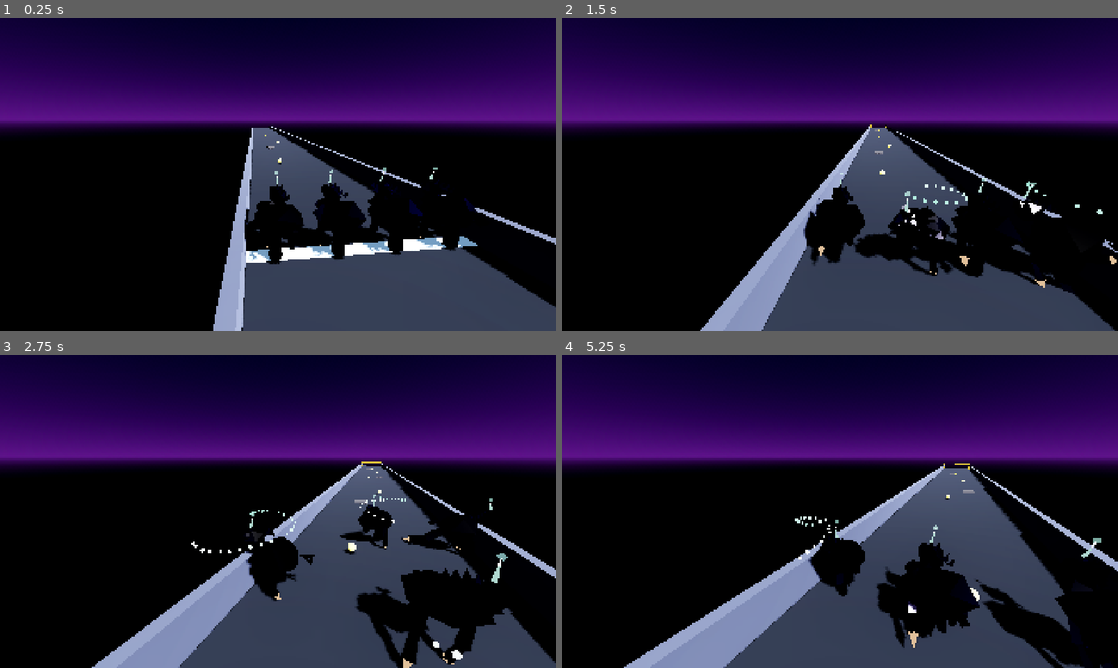
Above: before the commit, frames 1-4 (two rows, left to right).
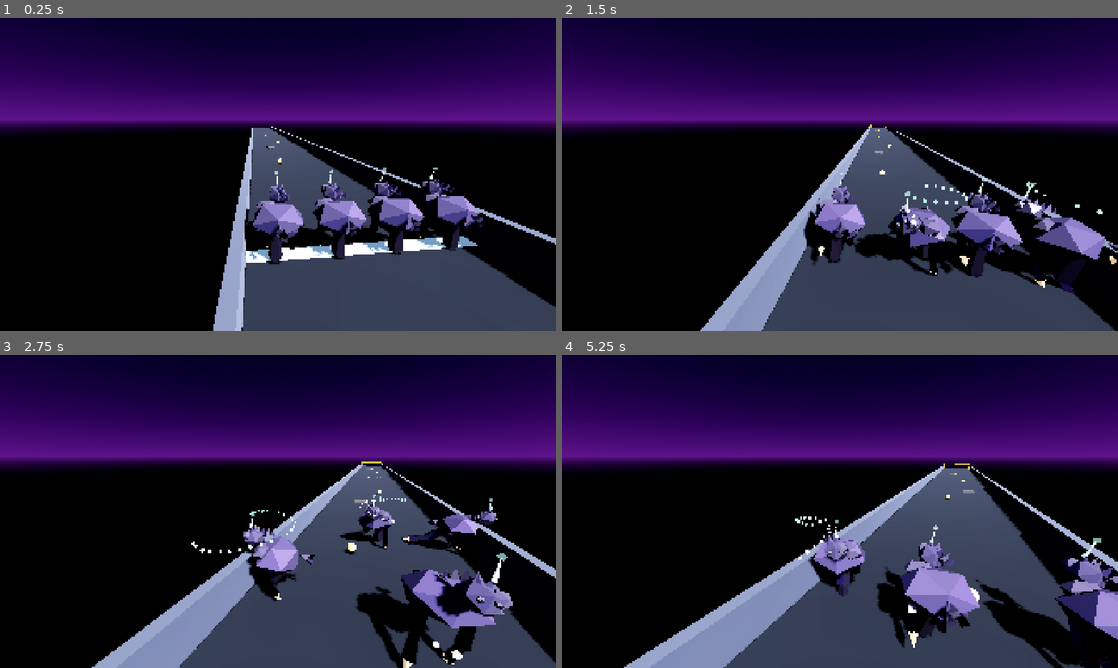
Above: after the commit, the same moments.

Repository: emilyvsemily/SpacePonies
Game: Godot game, scene res://scenes/Main.tscn
Same seed, same stepped clock (60 frames per second), same inputs: the game is played once before the commit and once after it. This scene is started directly instead of the project's main scene.
Inputs:
- Up to frame 1 (0.25 s): no input
- Up to frame 2 (1.5 s): hold D (move_right) 0.53-1.28 s; tap E (ability) at 0.6, 1.35 s; tap Space (jump) at 0.77 s; hold S (move_back) from 1.28 s (still down)
- Up to frame 3 (2.75 s): tap Space (jump) at 1.52 s; release S (move_back) at 2.03 s; hold D (move_right) from 2.03 s (still down); tap E (ability) at 2.1 s
- Up to frame 4 (5.25 s): release D (move_right) at 2.78 s; hold W (move_forward) 2.78-3.53 s; tap E (ability) every 0.75 s from 2.85 to 5.1 s; tap Space (jump) at 3.02, 3.77, 4.52 s; hold A (move_left) 3.53-5.03 s; hold S (move_back) from 5.03 s (still down)

The runs differ from the first frame. In frame 1, 3.6% of the frame differs, in the area x 45-87%, y 50-79%; in frame 2, 4.8%, in the area x 45-100%, y 52-89%; in frame 3, 3.6%; in frame 4, 4.7%.

Commit message:
Fix pony rendering near-black from over-boosted metallic
The prior shininess pass pushed every material's metallic value up
by +0.35. Metallic surfaces have almost no diffuse albedo and rely
on environment reflections for any visible color — with no
ReflectionProbe in the scene, that made every pony read as inky
black regardless of its actual color, instead of just shinier.

Cut the metallic bump to +0.06 and get the "shinier" look from the
clearcoat + lowered roughness alone, which stay dielectric and don't
eat the base color.

Co-Authored-By: Claude Sonnet 5 <noreply@anthropic.com>

Diff:
--- a/scripts/pony_controller.gd
+++ b/scripts/pony_controller.gd
@@ -227,11 +227,11 @@
 	return _shared_horn_trail_mesh
 
 ## The imported rig's materials read as flat/washed-out — bump shininess
-## uniformly across every surface (lower roughness, more metallic, a
-## glossy clearcoat) rather than hand-tuning each of the ~16 materials.
-## Mutates the shared imported Material resources directly, so this only
-## needs to actually take effect once, but re-running per pony instance is
-## harmless (idempotent).
+## uniformly across every surface (lower roughness, a glossy clearcoat)
+## rather than hand-tuning each of the ~16 materials. Mutates the shared
+## imported Material resources directly, so this only needs to actually
+## take effect once, but re-running per pony instance is harmless
+## (idempotent).
 func _boost_rig_shininess() -> void:
 	var rig := get_node_or_null("Visual/RigInstance/PonyRig")
 	if rig != null:
@@ -245,7 +245,14 @@
 				var mat := mesh.surface_get_material(i)
 				if mat is StandardMaterial3D:
 					mat.roughness = clampf(mat.roughness * 0.4, 0.05, 1.0)
-					mat.metallic = clampf(mat.metallic + 0.35, 0.0, 1.0)
+					# A metallic surface has almost no diffuse albedo and
+					# relies on environment reflections to show any color —
+					# with no ReflectionProbe in the scene, the earlier
+					# +0.35 boost made every pony read as near-black
+					# regardless of its actual color. Barely nudge it and
+					# get the shine from clearcoat + low roughness instead,
+					# which stays dielectric and keeps the base color intact.
+					mat.metallic = clampf(mat.metallic + 0.06, 0.0, 1.0)
 					mat.clearcoat_enabled = true
 					mat.clearcoat = 0.5
 	for child in node.get_children():
